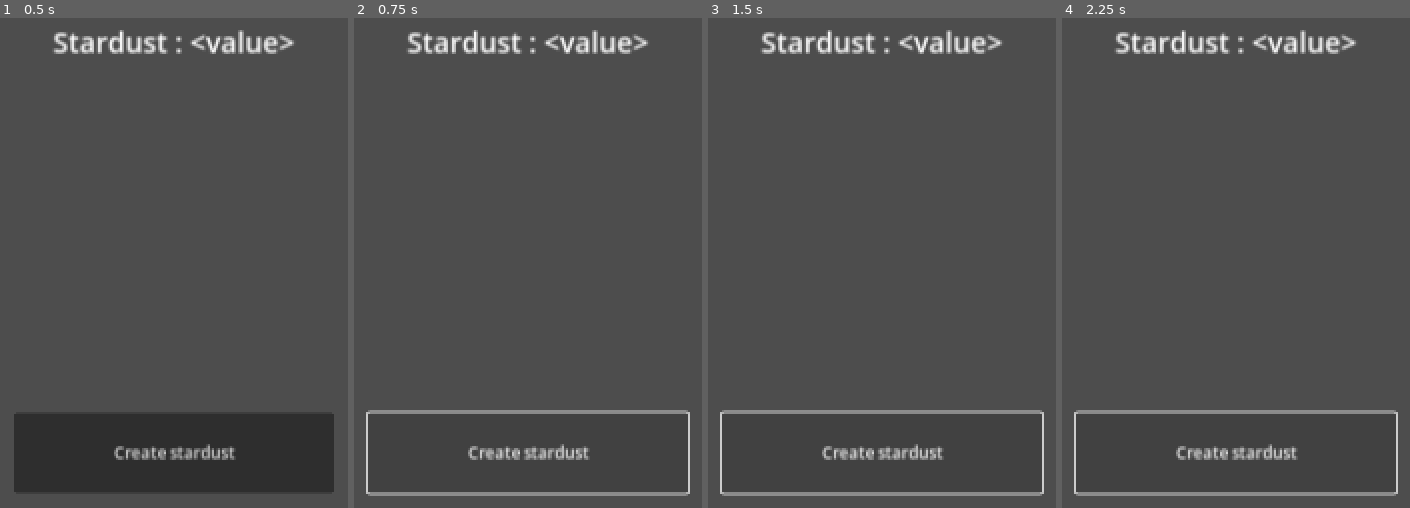
Above: before the commit, frames 1-4 (left to right).
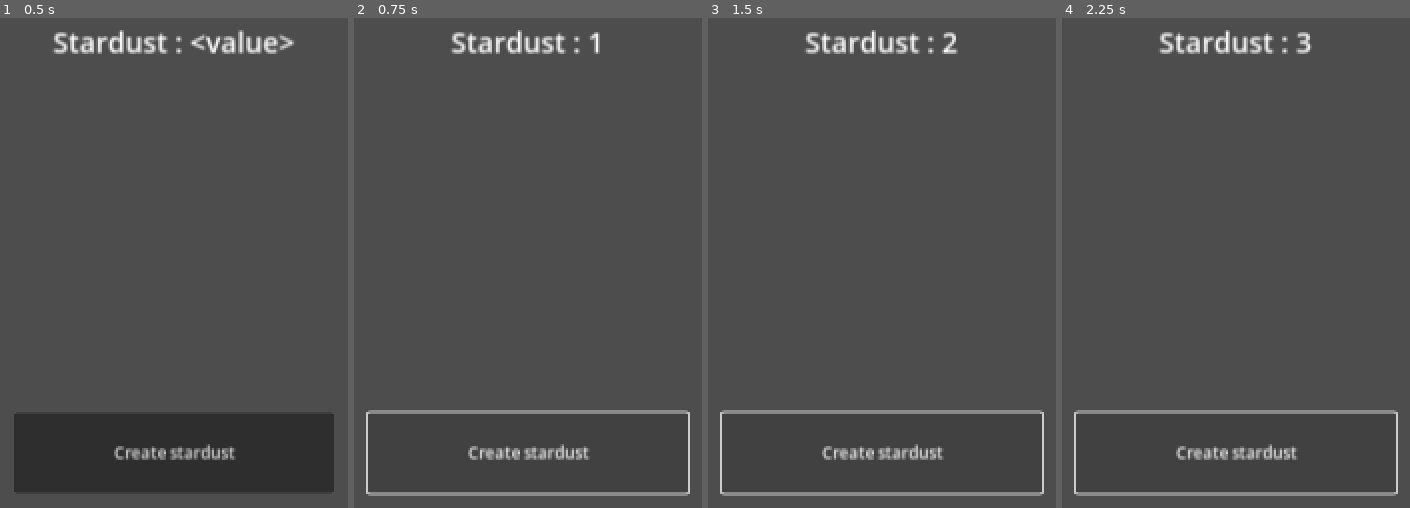
Above: after the commit, the same moments.

Repository: allanjchiang/project_stardust
Game: Godot game, scene res://scenes/prototypes/clicker/prototype_clicker.tscn
Two runs of this game, one before a commit and one after it. Both use one fixed random seed, a clock stepped at 60 frames per second and the inputs below. The project has no main scene, so this scene is started directly.
Inputs:
- Up to frame 1 (0.5 s): no input
- Up to frame 2 (0.75 s): click "Create stardust" at 0.5 s
- Up to frame 3 (1.5 s): click "Create stardust" at 1.25 s
- Up to frame 4 (2.25 s): click "Create stardust" at 2 s

Frame 1 is identical in both runs. In frame 2, 2.0% of the frame differs, in the area x 15-85%, y 2-8%; in frame 3, 2.0%; in frame 4, 2.0%.

Commit message:
Update label text whenever user clicks on button

Diff:
--- a/scenes/prototypes/clicker/prototype_clicker.gd
+++ b/scenes/prototypes/clicker/prototype_clicker.gd
@@ -13,6 +13,7 @@
 
 func create_stardust() -> void:
 	stardust += 1
+	update_label_text()
 
 
 func update_label_text() -> void:
